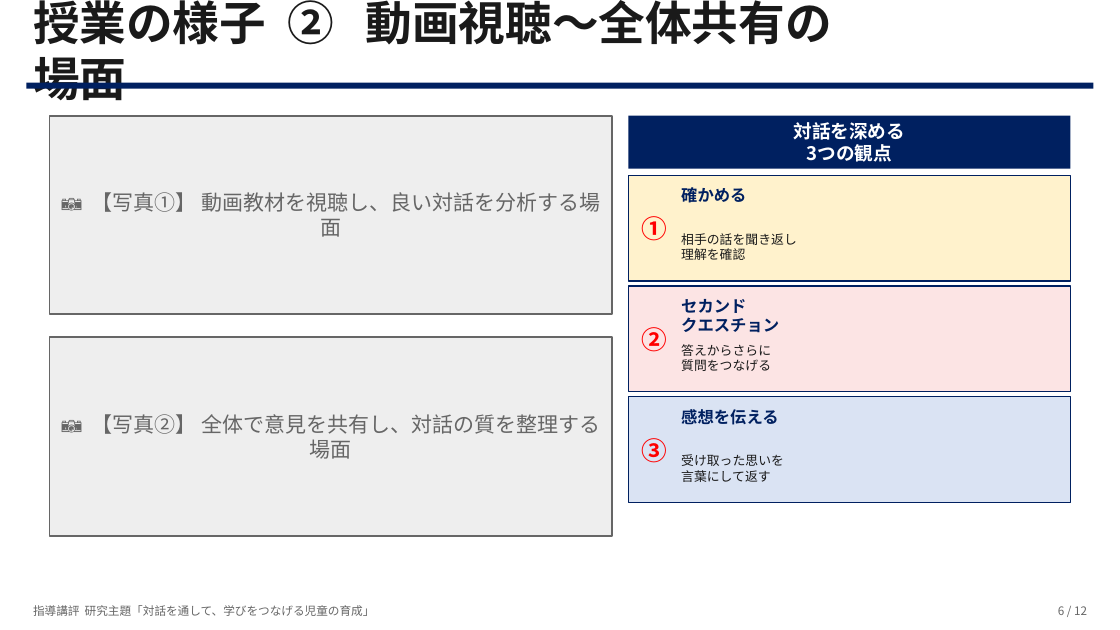
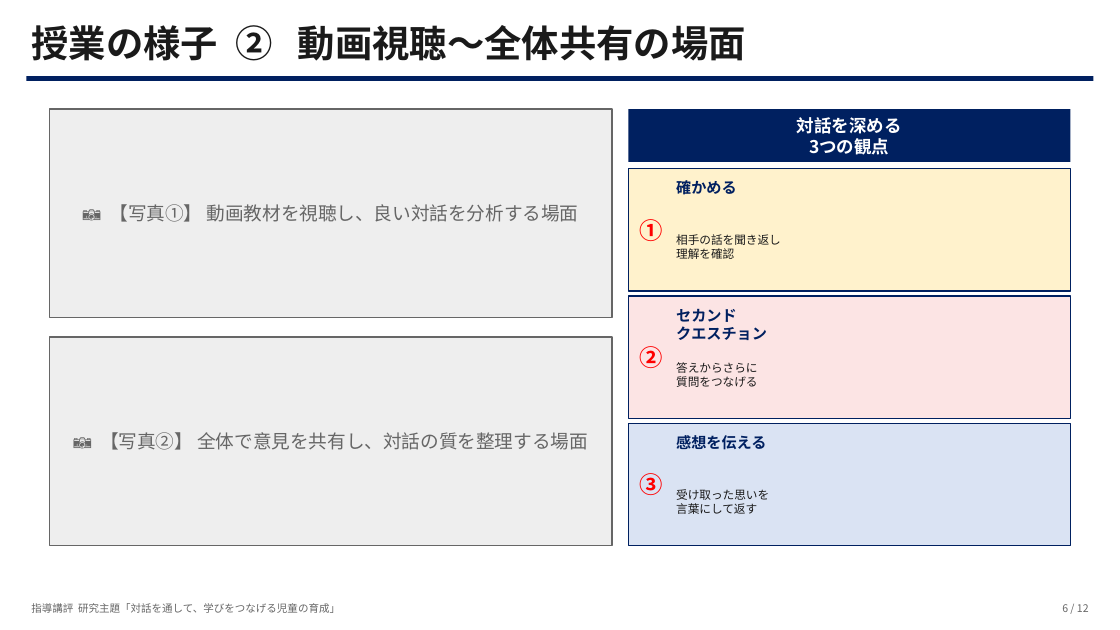
Before and after one commit to contynet730-star/con30, a slide deck: slide 6 of 指導講評_対話を通して学びをつなげる児童.pptx. Drawn at 1120x630 pixels with LibreOffice and Linux fonts; fonts in the diff are those of the drawing. Boxes give left, top, right and bottom in pixels: in the first picture for what was removed or moved away, otherwise in the second. Text is boxed around its words. In the diff, an @@ line names an element or a change of style, - is before the commit and + after.

```diff
--- a/指導講評_対話を通して学びをつなげる児童.pptx
+++ b/指導講評_対話を通して学びをつなげる児童.pptx
@@ text "授業の様子 ② 動画視聴～全体共有の場面" at (x1=31, y1=25, x2=746, y2=61): size 40 to 32 pt @@
@@ rectangle moved from (x1=26, y1=82, x2=1093, y2=88) to (x1=26, y1=76, x2=1093, y2=82) @@
@@ text "📷 【写真①】 動画教材を視聴し、良い対話を分析する場面" moved from (x1=92, y1=192, x2=600, y2=237) to (x1=109, y1=204, x2=579, y2=222) @@
@@ text "📷 【写真①】 動画教材を視聴し、良い対話を分析する場面" at (x1=109, y1=204, x2=579, y2=222): size 18 to 16 pt @@
@@ rectangle resized from (x1=50, y1=116, x2=612, y2=314) to (x1=50, y1=109, x2=612, y2=318) @@
@@ text "対話を深める" at (x1=797, y1=117, x2=902, y2=155): size 16 to 15 pt @@
@@ rectangle moved from (x1=628, y1=116, x2=1070, y2=169) to (x1=628, y1=109, x2=1070, y2=162) @@
@@ rectangle resized from (x1=628, y1=176, x2=1070, y2=281) to (x1=628, y1=169, x2=1070, y2=292) @@
@@ rectangle resized from (x1=628, y1=287, x2=1070, y2=392) to (x1=628, y1=296, x2=1070, y2=418) @@
@@ text "②" moved from (x1=642, y1=327, x2=668, y2=352) to (x1=640, y1=346, x2=663, y2=368) @@
@@ text "セカンド" moved from (x1=681, y1=299, x2=779, y2=333) to (x1=676, y1=308, x2=767, y2=340) @@
@@ text "📷 【写真②】 全体で意見を共有し、対話の質を整理する場面" at (x1=100, y1=432, x2=588, y2=450): size 18 to 16 pt @@
@@ rectangle resized from (x1=50, y1=338, x2=612, y2=536) to (x1=50, y1=338, x2=612, y2=546) @@
@@ text "答えからさらに" moved from (x1=681, y1=344, x2=771, y2=371) to (x1=676, y1=362, x2=757, y2=387) @@
@@ rectangle resized from (x1=628, y1=397, x2=1070, y2=502) to (x1=628, y1=423, x2=1070, y2=546) @@
@@ size 22 to 20 pt in 3 elements at (x1=640, y1=219, x2=663, y2=241), (x1=640, y1=346, x2=663, y2=368), (x1=640, y1=473, x2=663, y2=495) @@
@@ text "③" moved from (x1=642, y1=438, x2=668, y2=463) to (x1=640, y1=473, x2=663, y2=495) @@
@@ size 14 to 13 pt in 3 elements at (x1=676, y1=180, x2=737, y2=195), (x1=676, y1=308, x2=767, y2=340), (x1=676, y1=435, x2=766, y2=450) @@
@@ text "感想を伝える" moved from (x1=681, y1=409, x2=779, y2=425) to (x1=676, y1=435, x2=766, y2=450) @@
@@ size 11 to 10 pt in 3 elements at (x1=676, y1=234, x2=781, y2=259), (x1=676, y1=362, x2=757, y2=387), (x1=676, y1=489, x2=769, y2=514) @@
@@ text "受け取った思いを" moved from (x1=681, y1=454, x2=784, y2=482) to (x1=676, y1=489, x2=769, y2=514) @@
@@ text "指導講評 研究主題「対話を通して、学びをつなげる児童の育成」" at (x1=31, y1=603, x2=340, y2=613): size 10 to 9 pt @@
@@ text "6 / 12" at (x1=1062, y1=604, x2=1089, y2=612): size 10 to 9 pt @@
```
Also in this commit, not shown: 11 other slides changed.
